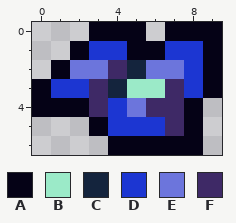
Pixel-art sprite -- Items/Materials/SeleniteOre.png. The picture above was drawn from the file before the commit.
The file is 20x14 pixels, drawn in blocks of 2x2; one block is one cell here.
Palette (. is transparent): A #050216  B #9beac8  C #14243d  D #1c36d2  E #6c75dc  F #3e2966
New version:
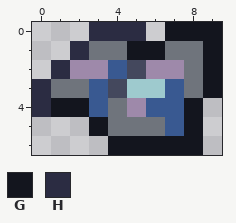
Colours new in this view: G #13151e  H #2b2c42
Diff:
Colour B changes from #9beac8 to #9ecace.
Colour C changes from #14243d to #44485d.
Colour D changes from #1c36d2 to #6f747c.
Colour E changes from #6c75dc to #9e89aa.
Colour F changes from #3e2966 to #395991.
Colour A becomes colour G in row 0 at x 7 to 9; in row 1 at x 5 to 6 and 9; in rows 2 to 3 at x 9; in row 4 at x 1 to 2 and 8; in row 5 at x 3 and 8; in row 6 at x 4 to 8.
Colour A becomes colour H in row 0 at x 3 to 5; in row 1 at x 2; in row 2 at x 1; in rows 3 to 4 at x 0.
